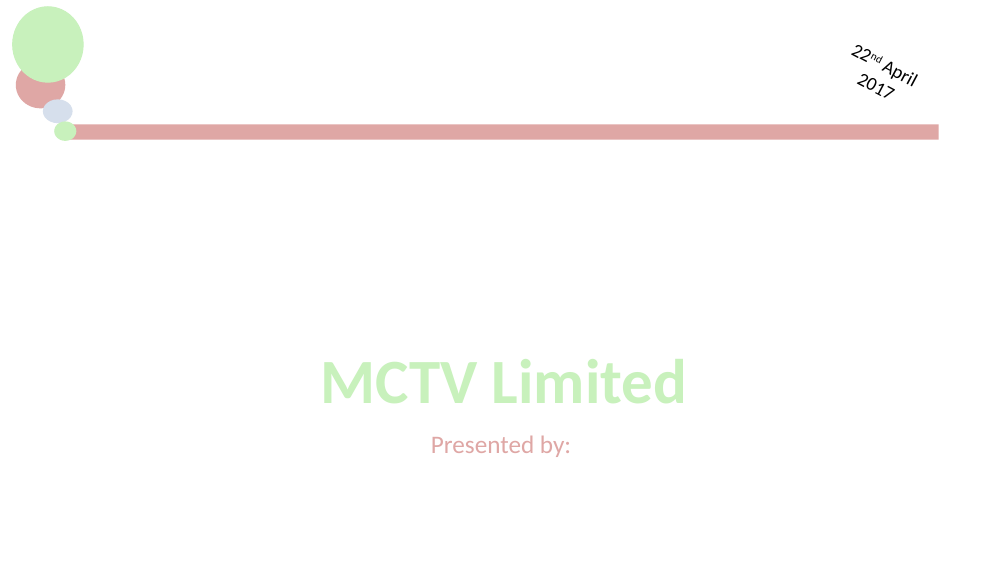
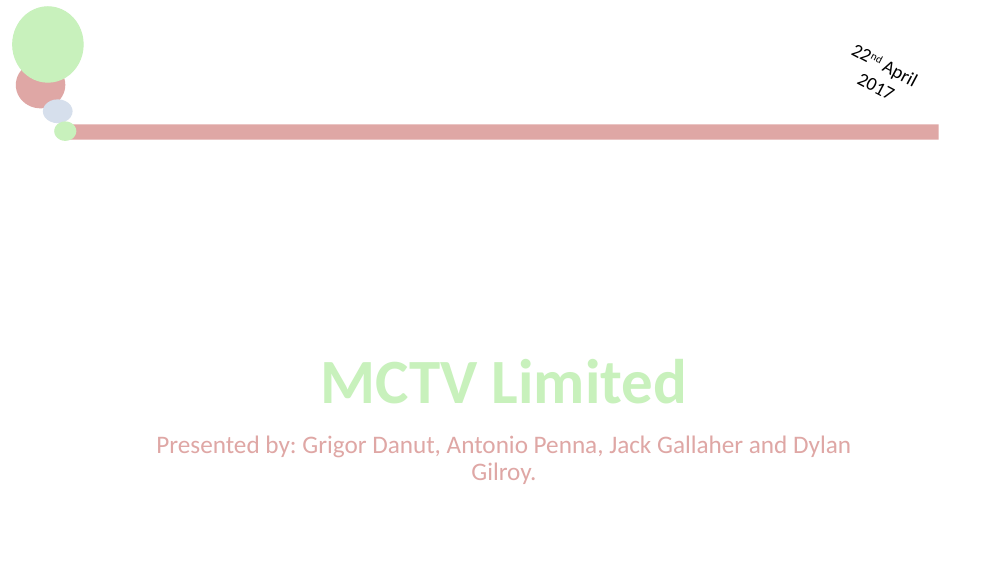
Before and after one commit to jackG97/Project, a slide deck: slide 1 of MCTV Limited.pptx. Drawn at 1008x567 pixels with LibreOffice and Linux fonts; fonts in the diff are those of the drawing; background and template pictures are left out. Boxes give left, top, right and bottom in pixels: in the first picture for what was removed or moved away, otherwise in the second. Text is boxed around its words. In the diff, an @@ line names an element or a change of style, - is before the commit and + after.

Commit message:
Updated Presentation

```diff
--- a/MCTV Limited.pptx
+++ b/MCTV Limited.pptx
@@ subtitle at (156,435,851,484): text changed @@
-Presented by:
+Presented by: Grigor Danut, Antonio Penna, Jack Gallaher and Dylan Gilroy.
```
Also in this commit, not shown: 3 other slides changed, 1 slide added, 1 slide removed.
